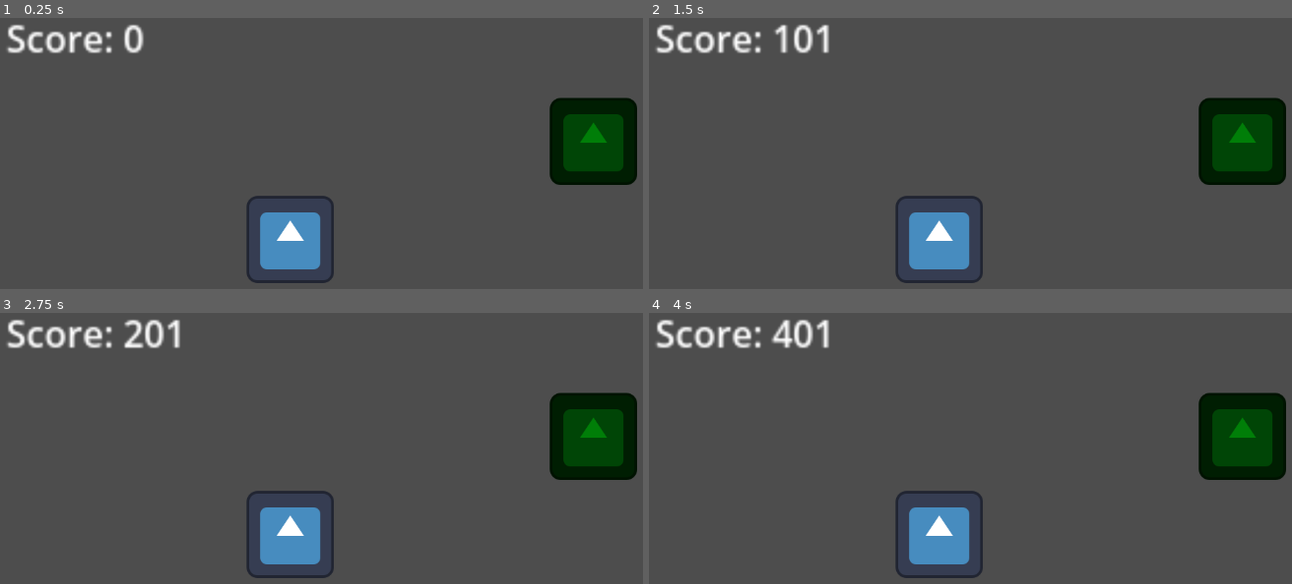
Above: before the commit, frames 1-4 (two rows, left to right).
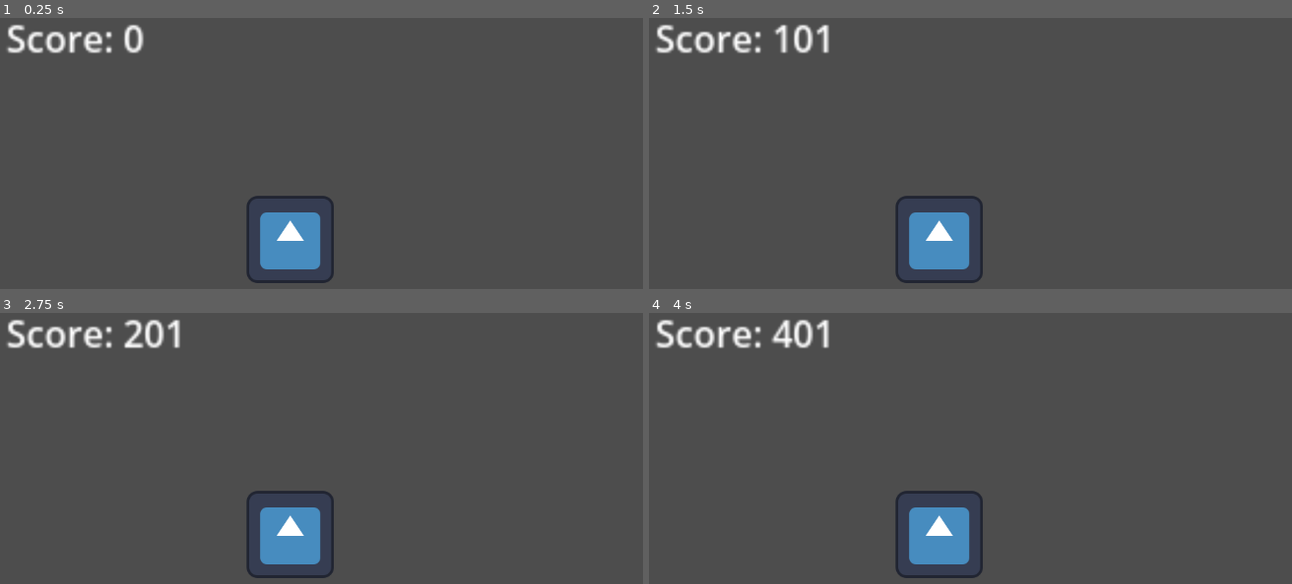
Above: after the commit, the same moments.

Repository: arget4me/cosyville
Game: Godot game, scene res://Scenes/cosy_village_clicking_example.tscn
The game is run twice, just before and just after one commit, with the same random seed, the same clock (stepped at 60 frames per second) and the same inputs. This scene is started directly instead of the project's main scene. The engine's default icon, where the game draws it, is replaced by a stand-in: a white triangle on a blue panel in a dark square.
Inputs (mouse positions are in pixels of both pictures, inside the frame that each line leads up to):
- Up to frame 1 (0.25 s): no input
- Up to frame 2 (1.5 s): tap Enter at 0.5 s; move the mouse to (938, 240) at 0.52 s; press the mouse at (938, 240) at 0.53 s; tap Space at 1.25 s; move the mouse to (1240, 142) at 1.27 s; release the mouse at (1240, 142) at 1.28 s; click (1240, 142) at 1.35 s
- Up to frame 3 (2.75 s): tap Enter at 2 s; move the mouse to (462, 418) at 2.02 s; press the mouse at (462, 418) at 2.03 s
- Up to frame 4 (4 s): tap Space at 2.75 s; move the mouse to (outside the picture) at 2.77 s; release the mouse at (outside the picture) at 2.78 s; click (outside the picture) at 2.85 s; tap Enter at 3.5 s; move the mouse to (1272, 581) at 3.52 s; press the mouse at (1272, 581) at 3.53 s

The runs differ from the first frame. In frame 1, 4.3% of the frame differs, in the area x 85-100%, y 29-62%; in frame 2, 4.3%; in frame 3, 4.3%; in frame 4, 4.3%.

Commit message:
Remove change cursor example - prepare for toolbar

Diff:
--- a/Scenes/cosy_village_clicking_example.tscn
+++ b/Scenes/cosy_village_clicking_example.tscn
@@ -1,12 +1,8 @@
-[gd_scene load_steps=6 format=3 uid="uid://biwreh4pxnlfm"]
+[gd_scene load_steps=4 format=3 uid="uid://biwreh4pxnlfm"]
 
 [ext_resource type="PackedScene" uid="uid://hotmtqqtnl8k" path="res://Scenes/UI/hud.tscn" id="1_skgd2"]
 [ext_resource type="Texture2D" uid="uid://opqyabh6tg2e" path="res://icon.svg" id="2_1fpkn"]
 [ext_resource type="PackedScene" uid="uid://cbycy8bbyocpe" path="res://Scenes/Clicking/clickable.tscn" id="3_v8xti"]
-[ext_resource type="Script" path="res://Scripts/Clicking/forest.gd" id="4_pfm7f"]
-
-[sub_resource type="RectangleShape2D" id="RectangleShape2D_0k5c6"]
-size = Vector2(122, 124)
 
 [node name="CosyVillage" type="Node2D"]
 
@@ -18,17 +14,3 @@
 
 [node name="Clickable" parent="Village" instance=ExtResource("3_v8xti")]
 scale = Vector2(2.09422, 2.11328)
-
-[node name="Forest" type="Sprite2D" parent="."]
-self_modulate = Color(3.46541e-06, 0.494325, 0.0314958, 1)
-position = Vector2(882, 209)
-texture = ExtResource("2_1fpkn")
-script = ExtResource("4_pfm7f")
-
-[node name="Area2D" type="Area2D" parent="Forest"]
-
-[node name="CollisionShape2D" type="CollisionShape2D" parent="Forest/Area2D"]
-shape = SubResource("RectangleShape2D_0k5c6")
-
-[connection signal="mouse_entered" from="Forest/Area2D" to="Forest" method="_on_area_2d_mouse_entered"]
-[connection signal="mouse_exited" from="Forest/Area2D" to="Forest" method="_on_area_2d_mouse_exited"]
--- a/Scripts/Clicking/forest.gd
+++ /dev/null
@@ -1,8 +0,0 @@
-extends Sprite2D
-
-func _on_area_2d_mouse_entered() -> void:
-	MouseImageManager.push_cursor(MouseImageManager.CURSOR_STATE.WATERBUCKET)
-
-
-func _on_area_2d_mouse_exited() -> void:
-	MouseImageManager.pop_cursor()
